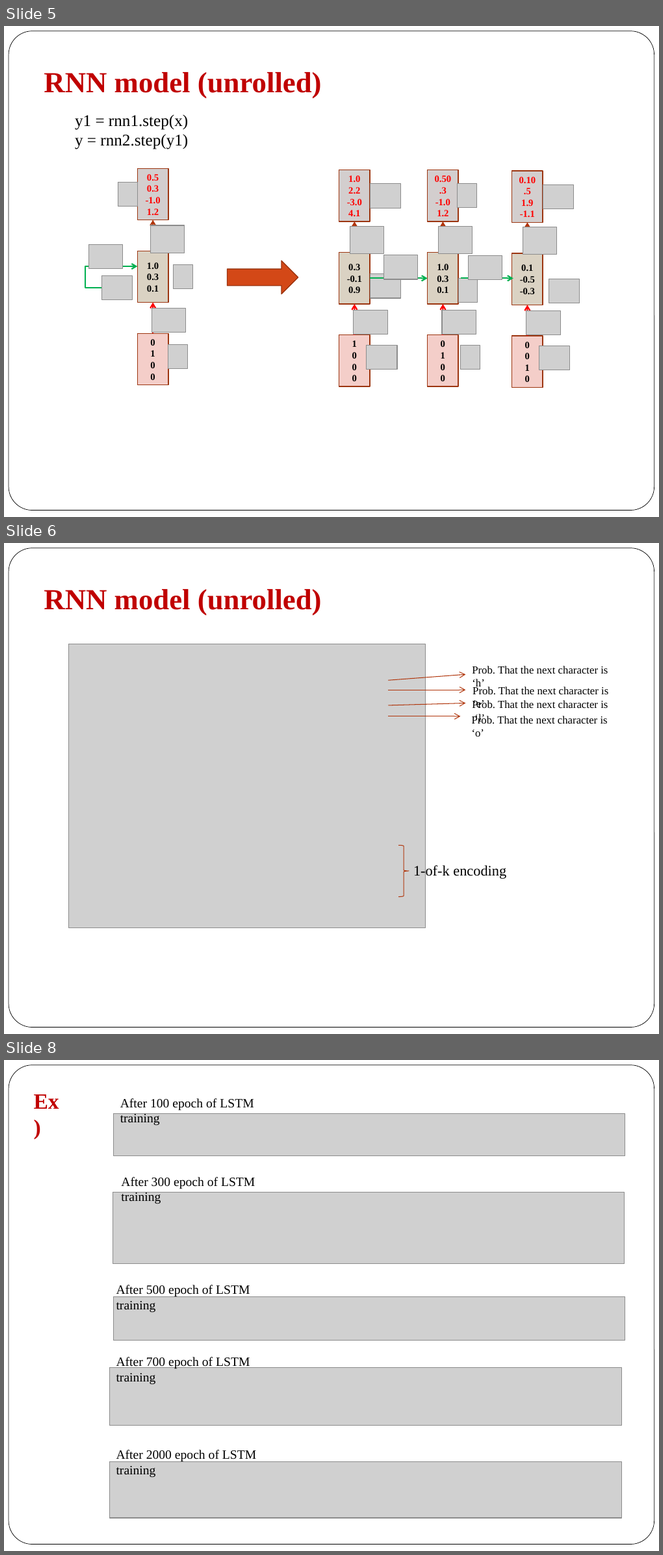
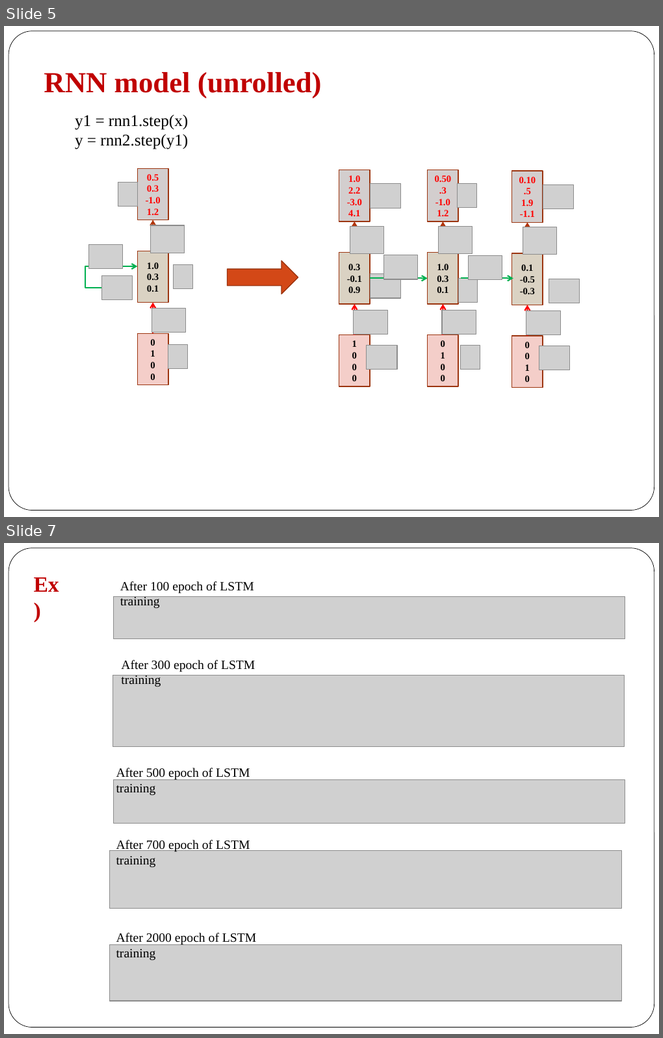
Before and after one commit to petrasuk/GSI, a slide deck: DeepLearning4(RNN).pptx. Shown one above the other, each under a label of ours: slides 5, 6 and 8 before the commit, slides 5 and 7 after it; the slides between them are not shown. The pictures are 663x1555 and 663x1038 pixels, drawn with LibreOffice and Linux fonts; fonts in the diff are those of the drawing; grey boxes stand for pictures. Boxes give left, top, right and bottom in pixels: in the first picture for what was removed or moved away, otherwise in the second. Text is boxed around its words. In the diff, an @@ line names an element or a change of style, - is before the commit and + after.

```diff
--- a/DeepLearning4(RNN).pptx
+++ b/DeepLearning4(RNN).pptx
@@ slide 6 removed at (4,543,659,1034), background #FFFFFF; not listed: 1 template element that a slide beside it also shows @@
@@ text removed at (44,589,322,615) @@
-RNN model (unrolled)
@@ picture removed at (68,644,425,928) @@
@@ arrow removed from (389, 681) to (466, 675) @@
@@ text removed at (472,666,608,689) @@
-Prob. That the next character is ‘h’
@@ arrow removed from (389, 690) to (466, 690) @@
@@ text removed at (473,685,608,708) @@
-Prob. That the next character is ‘e’
@@ text removed at (475,687,608,724) @@
-Prob. That the next character is ‘l’
@@ arrow removed from (389, 705) to (466, 704) @@
@@ arrow removed from (389, 717) to (461, 717) @@
@@ text removed at (472,700,608,737) @@
-Prob. That the next character is ‘o’
@@ right brace removed at (399,846,409,897) @@
@@ text removed at (414,865,506,880) @@
-1-of-k encoding
@@ what was slide 8 is now slide 7 @@
```
Also in this commit, not shown: 1 slide changed, 4 other files.
